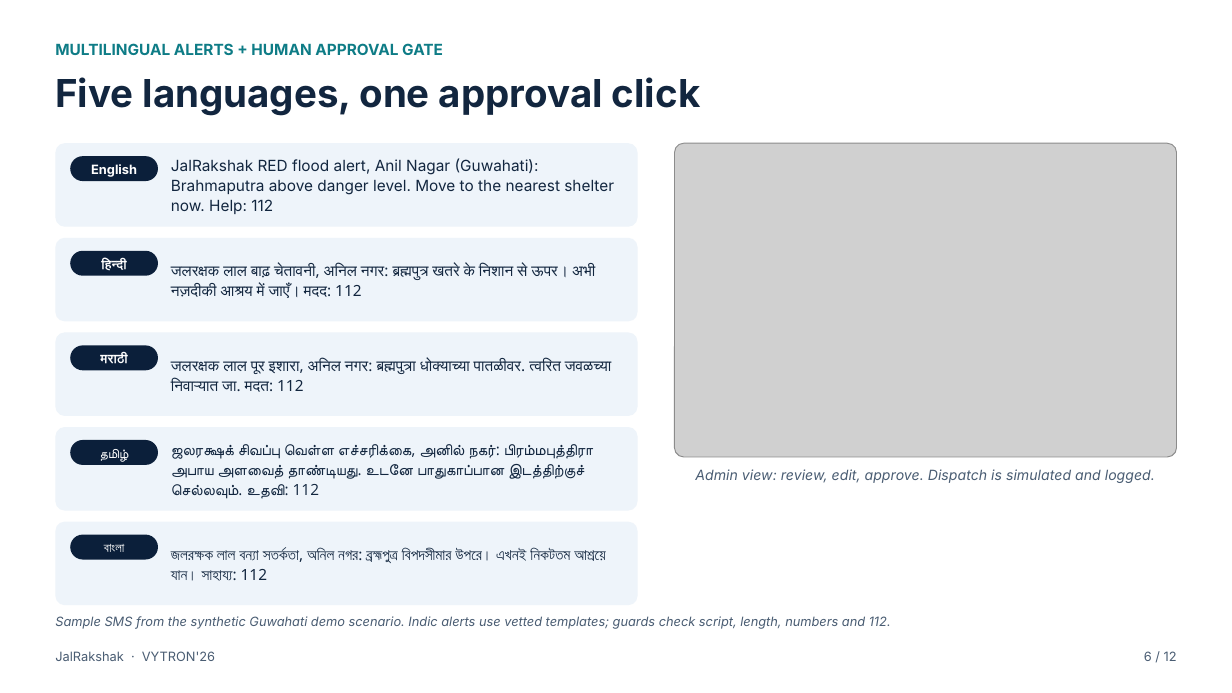
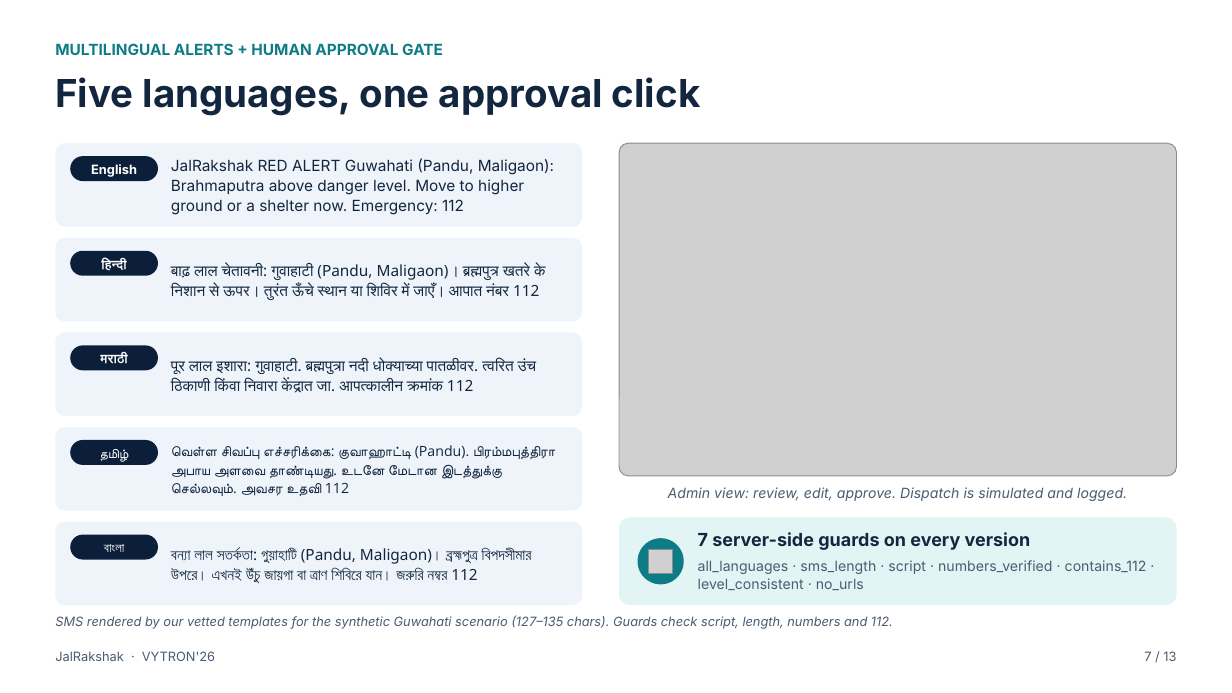
Before and after one commit to madhavzanwar/Jal-rakshak, a slide deck: slide 7 of submission/vytron-26/JalRakshak_VYTRON26_Round1.pptx (slide 6 before the commit). Drawn at 1232x693 pixels with LibreOffice and Linux fonts; fonts in the diff are those of the drawing; grey boxes stand for pictures. Boxes give left, top, right and bottom in pixels: in the first picture for what was removed or moved away, otherwise in the second. Text is boxed around its words. In the diff, an @@ line names an element or a change of style, - is before the commit and + after.

```diff
--- a/submission/vytron-26/JalRakshak_VYTRON26_Round1.pptx
+++ b/submission/vytron-26/JalRakshak_VYTRON26_Round1.pptx
@@ rounded rectangle: place and size @@
-rounded rectangle at bbox=[55, 143, 638, 226]
+rounded rectangle at bbox=[55, 143, 582, 226]
@@ picture: place and size @@
-picture at bbox=[675, 143, 1177, 457]
+picture at bbox=[619, 143, 1177, 476]
@@ text at bbox=[171, 158, 554, 215]: text changed @@
-JalRakshak RED flood alert, Anil Nagar (Guwahati): Brahmaputra above danger level. Move to the nearest shelter now. Help: 112
+JalRakshak RED ALERT Guwahati (Pandu, Maligaon): Brahmaputra above danger level. Move to higher ground or a shelter now. Emergency: 112
@@ rounded rectangle: place and size @@
-rounded rectangle at bbox=[55, 238, 638, 321]
+rounded rectangle at bbox=[55, 238, 582, 321]
@@ text at bbox=[171, 264, 542, 300]: text changed @@
-जलरक्षक लाल बाढ़ चेतावनी, अनिल नगर: ब्रह्मपुत्र खतरे के निशान से ऊपर। अभी नज़दीकी आश्रय में जाएँ। मदद: 112
+बाढ़ लाल चेतावनी: गुवाहाटी (Pandu, Maligaon)। ब्रह्मपुत्र खतरे के निशान से ऊपर। तुरंत ऊँचे स्थान या शिविर में जाएँ। आपात नंबर 112
@@ rounded rectangle: place and size @@
-rounded rectangle at bbox=[55, 333, 638, 416]
+rounded rectangle at bbox=[55, 333, 582, 416]
@@ text at bbox=[171, 358, 536, 393]: text changed @@
-जलरक्षक लाल पूर इशारा, अनिल नगर: ब्रह्मपुत्रा धोक्याच्या पातळीवर. त्वरित जवळच्या निवाऱ्यात जा. मदत: 112
+पूर लाल इशारा: गुवाहाटी. ब्रह्मपुत्रा नदी धोक्याच्या पातळीवर. त्वरित उंच ठिकाणी किंवा निवारा केंद्रात जा. आपत्कालीन क्रमांक 112
@@ rounded rectangle: place and size @@
-rounded rectangle at bbox=[55, 427, 638, 510]
+rounded rectangle at bbox=[55, 427, 582, 510]
@@ text at bbox=[171, 445, 555, 496]: text changed; size 12 to 11 pt @@
-ஜலரக்ஷக் சிவப்பு வெள்ள எச்சரிக்கை, அனில் நகர்: பிரம்மபுத்திரா அபாய அளவைத் தாண்டியது. உடனே பாதுகாப்பான இடத்திற்குச் செல்லவும். உதவி: 112
+வெள்ள சிவப்பு எச்சரிக்கை: குவாஹாட்டி (Pandu). பிரம்மபுத்திரா அபாய அளவை தாண்டியது. உடனே மேடான இடத்துக்கு செல்லவும். அவசர உதவி 112
@@ text "Admin view: review, edit, approve. ...": place and size @@
-text "Admin view: review, edit, approve. ..." at bbox=[695, 469, 1155, 483]
+text "Admin view: review, edit, approve. ..." at bbox=[668, 487, 1127, 501]
@@ rounded rectangle: place and size @@
-rounded rectangle at bbox=[55, 522, 638, 605]
+rounded rectangle at bbox=[55, 522, 582, 605]
@@ rounded rectangle added at bbox=[619, 518, 1177, 605], fill #E3F4F5 @@
@@ ellipse added at bbox=[638, 538, 684, 584], fill #0E7C86 @@
@@ text added at bbox=[698, 532, 1031, 550], 14 pt, text #12263F, bold @@
+7 server-side guards on every version
@@ text at bbox=[171, 547, 532, 582]: text changed @@
-জলরক্ষক লাল বন্যা সতর্কতা, অনিল নগর: ব্রহ্মপুত্র বিপদসীমার উপরে। এখনই নিকটতম আশ্রয়ে যান। সাহায্য: 112
+বন্যা লাল সতর্কতা: গুয়াহাটি (Pandu, Maligaon)। ব্রহ্মপুত্র বিপদসীমার উপরে। এখনই উঁচু জায়গা বা ত্রাণ শিবিরে যান। জরুরি নম্বর 112
@@ picture added at bbox=[649, 549, 673, 573] @@
@@ text added at bbox=[698, 560, 1147, 590], 11 pt, text #4A5D73 @@
+all_languages · sms_length · script · numbers_verified · contains_112 · level_consistent · no_urls
@@ text at bbox=[55, 615, 893, 629]: text changed @@
-Sample SMS from the synthetic Guwahati demo scenario. Indic alerts use vetted templates; guards check script, length, numbers and 112.
+SMS rendered by our vetted templates for the synthetic Guwahati scenario (127–135 chars). Guards check script, length, numbers and 112.
@@ text at bbox=[1144, 651, 1176, 661]: text changed @@
-6 / 12
+7 / 13
```
Also in this commit, not shown: 11 other slides changed, 1 slide added, 17 other files.
